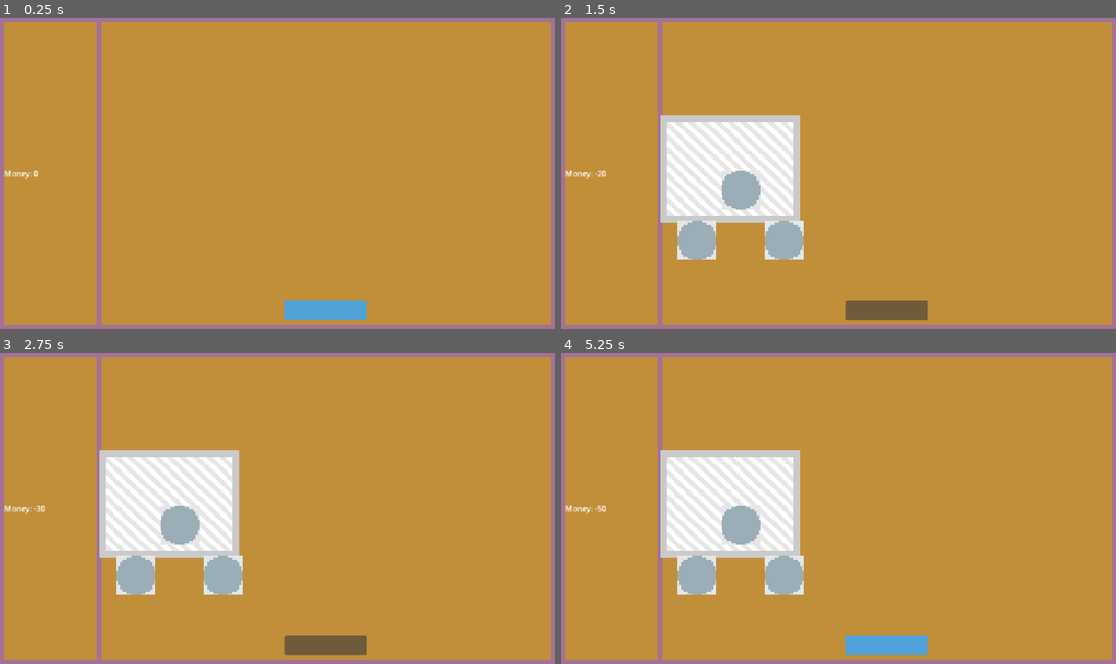
Above: before the commit, frames 1-4 (two rows, left to right).
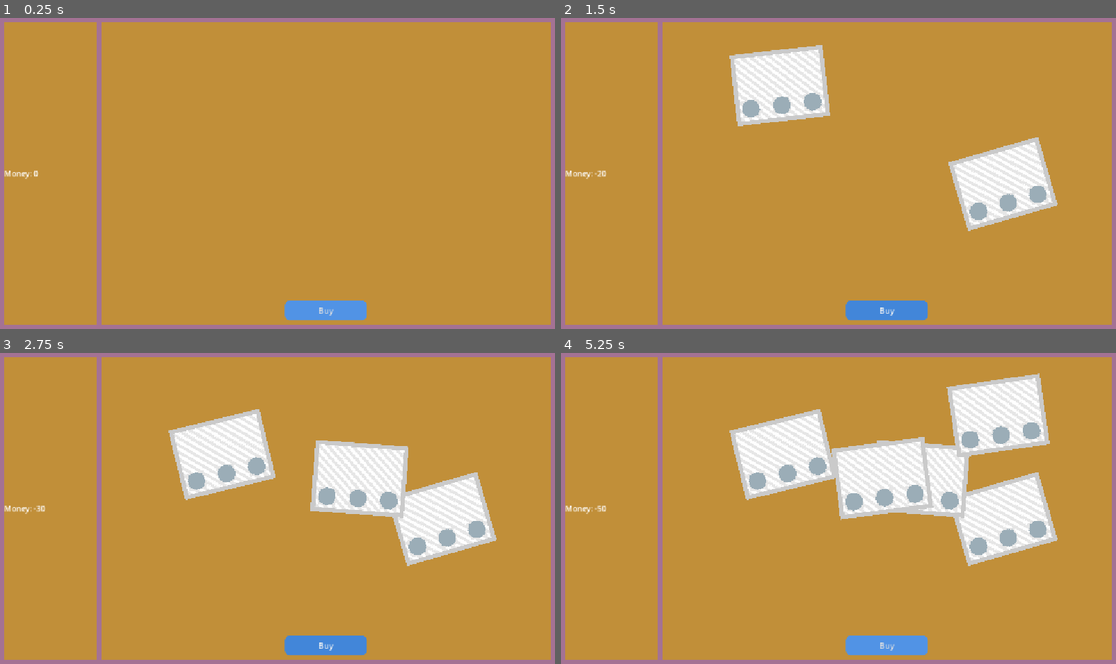
Above: after the commit, the same moments.

Repository: Drag-Sama/IdleGambling
Game: Godot game, scene res://Scene/main.tscn
The game is run twice, just before and just after one commit, with the same random seed, the same clock (stepped at 60 frames per second) and the same inputs.
Inputs (mouse positions are in pixels of both pictures, inside the frame that each line leads up to):
- Up to frame 1 (0.25 s): no input
- Up to frame 2 (1.5 s): click (888, 310) at 0.5 s; click (888, 310) at 1.25 s
- Up to frame 3 (2.75 s): click (327, 645) at 2 s
- Up to frame 4 (5.25 s): move the mouse to (960, 492) at 2.77 s; click (960, 492) at 2.92 s; tap Enter at 3.5 s; move the mouse to (727, 524) at 3.52 s; click (727, 524) at 3.67 s; move the mouse to (894, 440) at 4.27 s; click (894, 440) at 4.42 s; tap Space at 5 s; move the mouse to (810, 570) at 5.02 s; click (810, 570) at 5.17 s

The runs differ from the first frame. In frame 1, less than 0.1% of the frame differs, in the area x 51-67%, y 90-98%; in frame 2, 19%; in frame 3, 21%; in frame 4, 25%, in the area x 17-90%, y 6-98%.

Commit message:
scratching + ticket style

Diff:
--- a/Scene/main.tscn
+++ b/Scene/main.tscn
@@ -12,7 +12,25 @@
 [sub_resource type="LabelSettings" id="LabelSettings_sblpm"]
 
 [sub_resource type="StyleBoxFlat" id="StyleBoxFlat_f64mx"]
-bg_color = Color(0.31286123, 0.63393635, 0.8499116, 1)
+bg_color = Color(0.3175655, 0.57691777, 0.8955186, 1)
+corner_radius_top_left = 10
+corner_radius_top_right = 10
+corner_radius_bottom_right = 10
+corner_radius_bottom_left = 10
+
+[sub_resource type="StyleBoxFlat" id="StyleBoxFlat_sblpm"]
+bg_color = Color(0.19067332, 0.44969678, 0.75689185, 1)
+corner_radius_top_left = 10
+corner_radius_top_right = 10
+corner_radius_bottom_right = 10
+corner_radius_bottom_left = 10
+
+[sub_resource type="StyleBoxFlat" id="StyleBoxFlat_r34rm"]
+bg_color = Color(0.25799876, 0.52663964, 0.8513023, 1)
+corner_radius_top_left = 10
+corner_radius_top_right = 10
+corner_radius_bottom_right = 10
+corner_radius_bottom_left = 10
 
 [node name="Main" type="Control" unique_id=694501630]
 layout_mode = 3
@@ -77,5 +95,10 @@
 size_flags_horizontal = 4
 size_flags_vertical = 8
 theme_override_styles/normal = SubResource("StyleBoxFlat_f64mx")
+theme_override_styles/pressed = SubResource("StyleBoxFlat_sblpm")
+theme_override_styles/hover = SubResource("StyleBoxFlat_r34rm")
+theme_override_styles/disabled = SubResource("StyleBoxFlat_f64mx")
+theme_override_styles/focus = SubResource("StyleBoxFlat_f64mx")
+text = "Buy"
 
 [connection signal="pressed" from="MarginContainer/Background/MarginContainer/HBoxContainer/TicketMainContainer/MarginContainer/BuyButton" to="MarginContainer/Background/MarginContainer/HBoxContainer/TicketMainContainer" method="_on_buy_button_pressed"]
--- a/Scripts/Ticket/ScratchMain.gd
+++ b/Scripts/Ticket/ScratchMain.gd
@@ -1,16 +1,23 @@
 extends Node2D
 
 var scratchZone = preload("res://Object/ScratchZone.tscn")
+@onready var background: TextureRect = $Background
 
-func _spawn(position):
-	print("aaa")
-	var scratchZone_instance = scratchZone.instantiate()
-	scratchZone_instance.position = position
-	scratchZone_instance.scale = Vector2(1.5, 1.5)
-	add_child(scratchZone_instance)
+const CONTAINER_SIZE = 640
+const INSTANCE_COUNT = 3
+const BACKGROUND_COLORS = [0x2ba2fb, 0x25e854, 0xe1ca32] #Pour faire des tickets de couleur random plus tard mais ça marche pas trop pour le moment
 
 func _ready():
 	Input.set_mouse_mode(Input.MOUSE_MODE_VISIBLE)
-	_spawn(Vector2(0,0))
-	_spawn(Vector2(300,-350))
-	_spawn(Vector2(600,0))
+	#Cette ligne change la couleur de manière random mais c'est bizarre, tu peux essayer stv
+	#background.self_modulate = Color.hex(BACKGROUND_COLORS.pick_random())
+
+	var space = CONTAINER_SIZE / (INSTANCE_COUNT - 1)
+	for i in range(INSTANCE_COUNT):
+		_spawn(Vector2(space * i, 200))
+
+func _spawn(pos: Vector2):
+	var scratchZone_instance = scratchZone.instantiate()
+	scratchZone_instance.position = pos
+	#scratchZone_instance.scale = Vector2(e_factor)
+	background.add_child(scratchZone_instance)
--- a/Scripts/Ticket/TicketMain.gd
+++ b/Scripts/Ticket/TicketMain.gd
@@ -5,6 +5,25 @@
 func _on_buy_button_pressed() -> void:
 	MoneyManager.updateMoney(-10)
 	var ticket_instance = ticket.instantiate()
-	ticket_instance.position = Vector2(0,200)
-	ticket_instance.scale = Vector2(0.3, 0.3)
+
+	var horizontal_position = randf_range(100.0, 600.0)
+
+	ticket_instance.position = Vector2(horizontal_position, 0)
+	ticket_instance.scale = Vector2(0.2, 0.2)
 	add_child(ticket_instance)
+
+	var distance = randf_range(100.0, 300.0)
+	var target_position = ticket_instance.position + Vector2(0, distance)
+
+	# Rotation aléatoire
+	var rotation_amount = randf_range(-PI/10, PI/10)
+
+	# Animation
+	var duration = randf_range(0.4, 0.8)
+	var tween = create_tween()
+	tween.set_trans(Tween.TRANS_SINE)
+	tween.set_ease(Tween.EASE_OUT)
+	tween.set_parallel(true)  # permet aux deux animations de se jouer en même temps
+
+	tween.tween_property(ticket_instance, "position", target_position, duration)
+	tween.tween_property(ticket_instance, "rotation", rotation_amount, duration)
